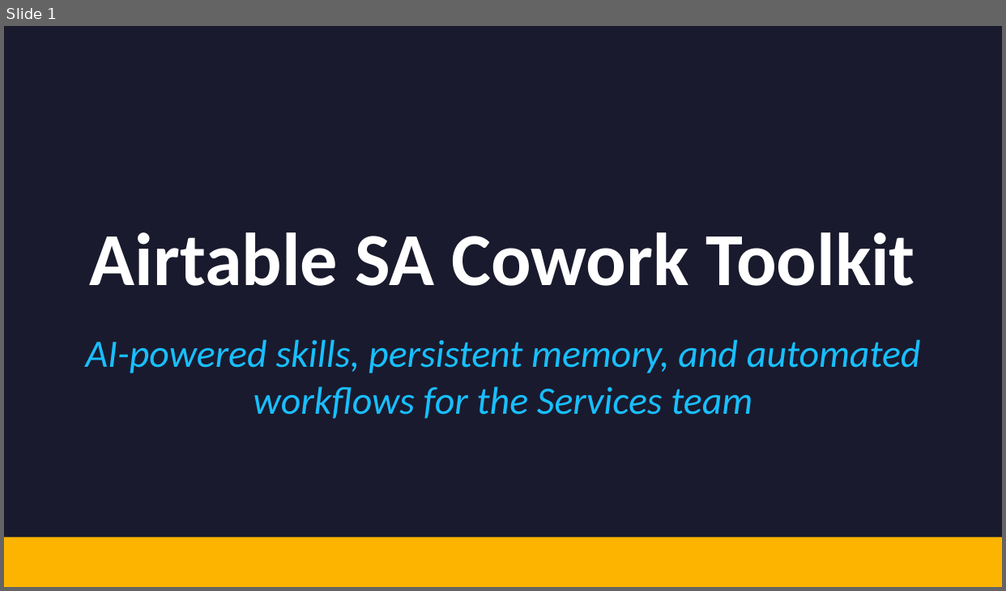
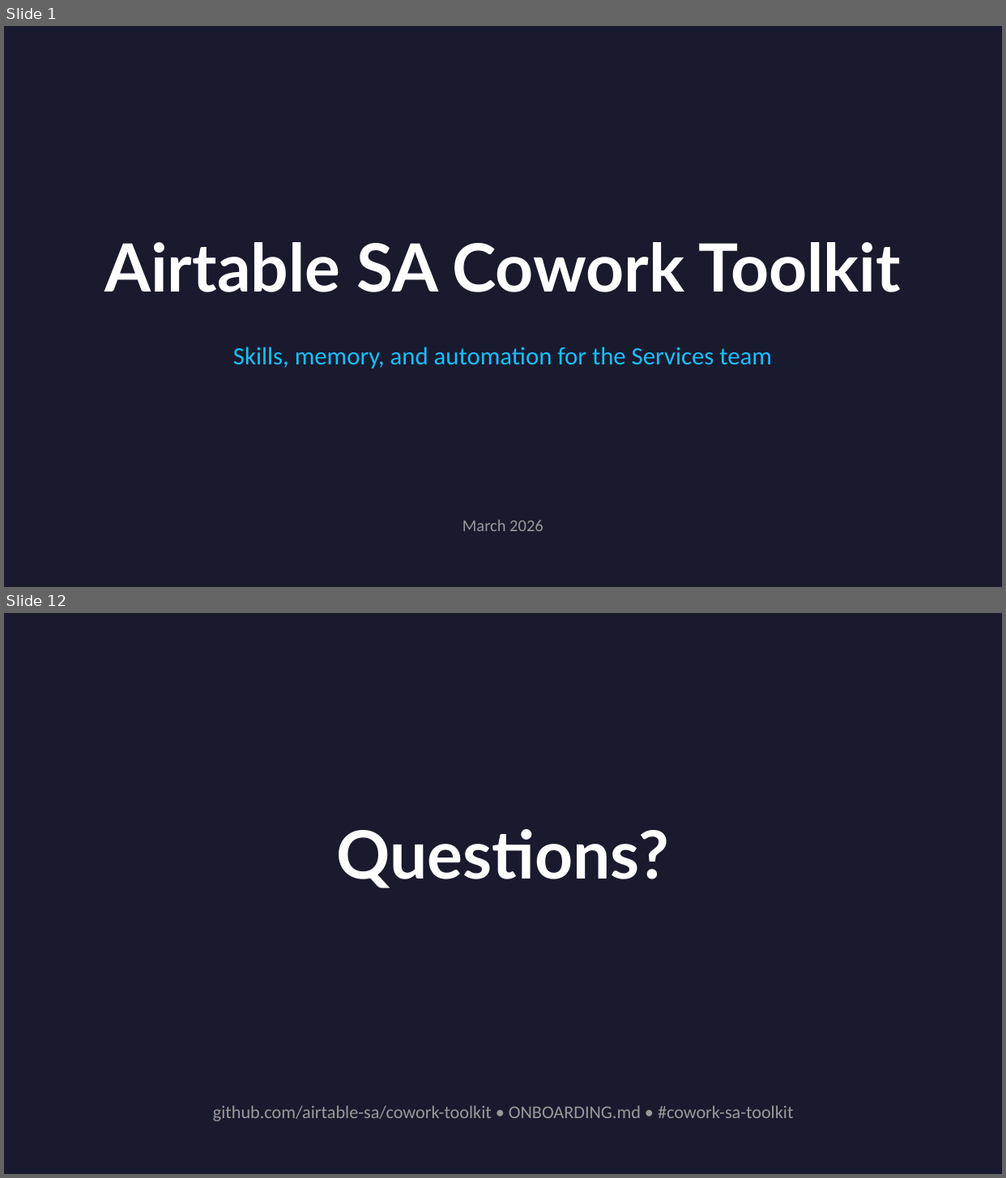
Before and after one commit to dsteven12/airtable-sa-skills, a slide deck: docs/SA-Cowork-Toolkit-Overview.pptx. Shown one above the other, each under a label of ours: slide 1 before the commit, slides 1 and 12 after it; the slides between them are not shown. The pictures are 1006x591 and 1006x1178 pixels, drawn with LibreOffice and Linux fonts; fonts in the diff are those of the drawing. Boxes give left, top, right and bottom in pixels: in the first picture for what was removed or moved away, otherwise in the second. Text is boxed around its words. In the diff, an @@ line names an element or a change of style, - is before the commit and + after.

Commit message:
Initial commit: 26 Cowork skills, vault scaffold, CLAUDE.md template, onboarding docs, overview deck

```diff
--- a/docs/SA-Cowork-Toolkit-Overview.pptx
+++ b/docs/SA-Cowork-Toolkit-Overview.pptx
@@ slide 12 added at (x1=4, y1=613, x2=1002, y2=1174), background #1A1A2E @@
@@ text added at (x1=336, y1=829, x2=669, y2=888), 48 pt, text #FFFFFF, bold @@
+Questions?
@@ text added at (x1=213, y1=1105, x2=793, y2=1122), 13 pt, text #999999 @@
+github.com/airtable-sa/cowork-toolkit • ONBOARDING.md • #cowork-sa-toolkit
@@ slide 1 changed as well @@
@@ text "Airtable SA Cowork Toolkit" at (x1=104, y1=242, x2=901, y2=292): size 54 to 48 pt, font Calibri to Lato @@
@@ text at (x1=233, y1=347, x2=772, y2=369): text changed; size 28 to 18 pt; italic off @@
-AI-powered skills, persistent memory, and automated workflows for the Services team
+Skills, memory, and automation for the Services team
@@ text added at (x1=462, y1=520, x2=543, y2=531), 12 pt, text #999999 @@
+March 2026
@@ rectangle removed at (x1=4, y1=537, x2=1002, y2=587) @@
```
Also in this commit, not shown: 10 other slides added, 11 slides removed.
